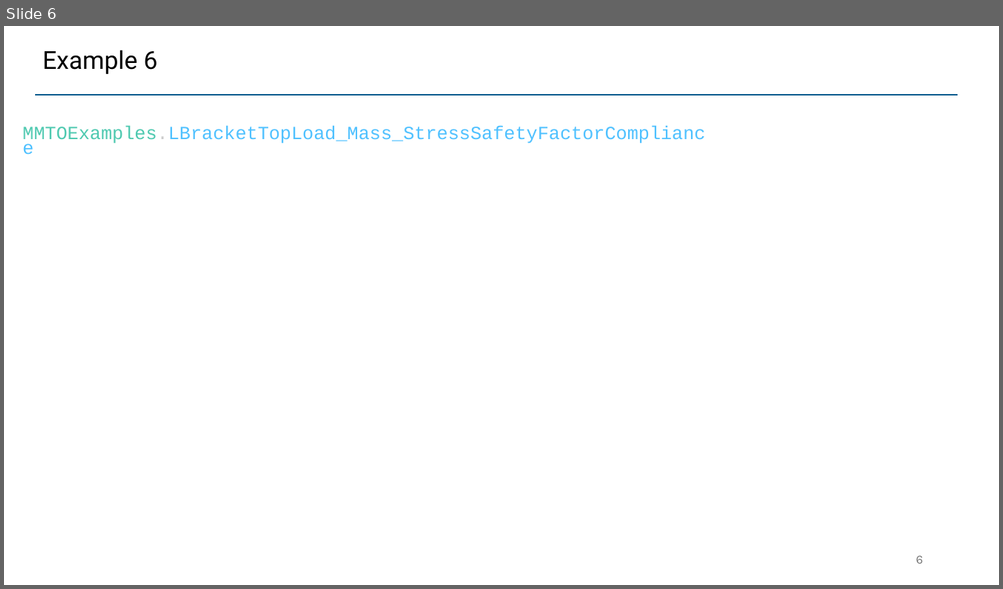
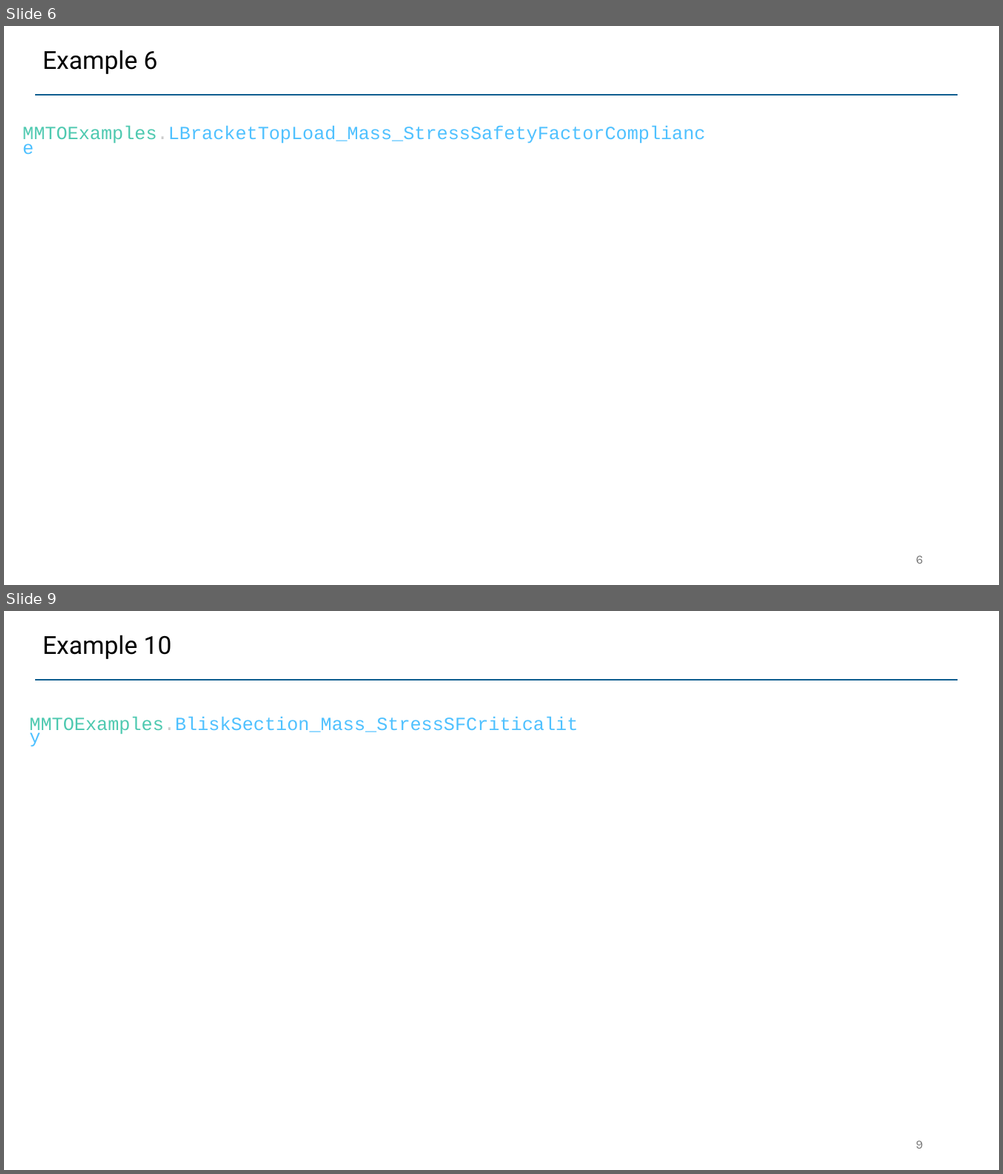
Before and after one commit to UW-ERSL/METALS, a slide deck: Slides/MMTOResults.pptx. Shown one above the other, each under a label of ours: slide 6 before the commit, slides 6 and 9 after it; the slides between them are not shown. The pictures are 1003x589 and 1003x1174 pixels, drawn with LibreOffice and Linux fonts; fonts in the diff are those of the drawing. Boxes give left, top, right and bottom in pixels: in the first picture for what was removed or moved away, otherwise in the second. Text is boxed around its words. In the diff, an @@ line names an element or a change of style, - is before the commit and + after.

Commit message:
Cleaned up MMTO examples.

```diff
--- a/Slides/MMTOResults.pptx
+++ b/Slides/MMTOResults.pptx
@@ slide 9 added at box(4, 611, 999, 1170), background #FFFFFF; not listed: 1 template element that a slide beside it also shows @@
@@ title added at box(42, 635, 172, 659), 24 pt, text #000000 @@
+Example 10
@@ text added at box(29, 716, 578, 736), 18 pt, text #4FC1FF @@
+MMTOExamples.BliskSection_Mass_StressSFCriticality
@@ page number added at box(916, 1141, 923, 1149), 12 pt, text #797979 @@
+9
```
Also in this commit, not shown: 4 slides changed, 14 other files.
